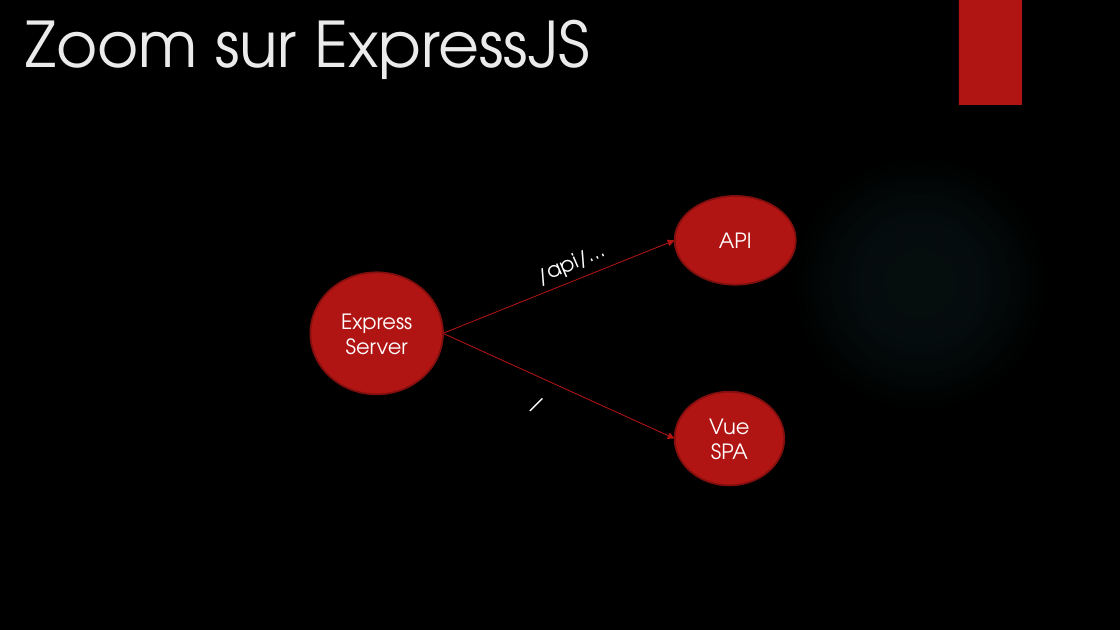
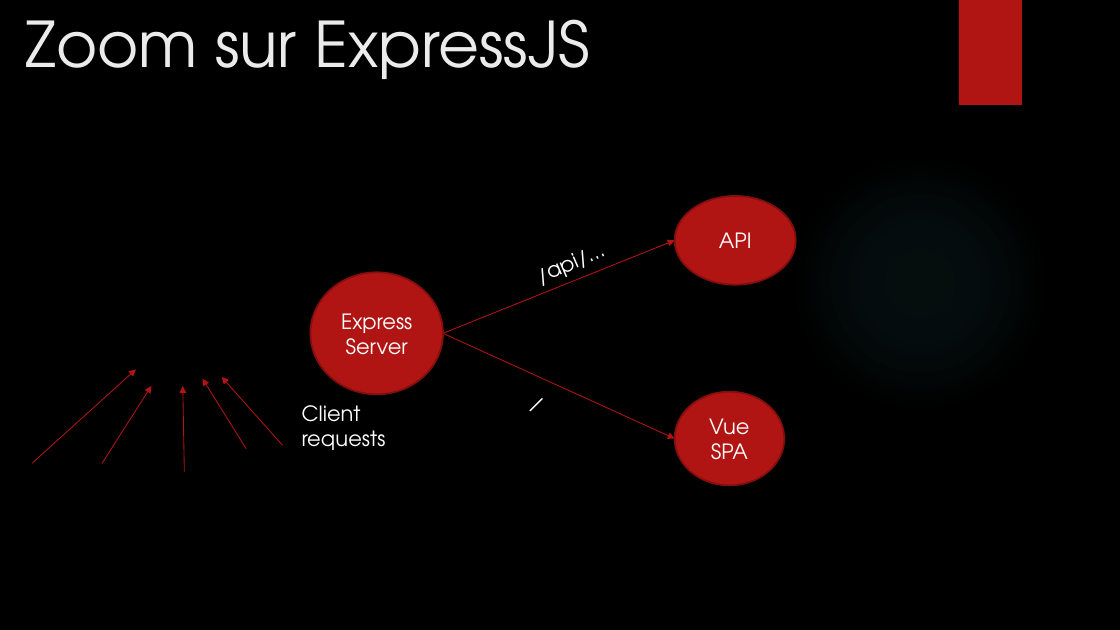
Before and after one commit to mbonjour/Shoot4Stats, a slide deck: slide 10 of Documentation/Défense/Shoot4stats.pptx. Drawn at 1120x630 pixels with LibreOffice and Linux fonts; fonts in the diff are those of the drawing; background and template pictures are left out. Boxes give left, top, right and bottom in pixels: in the first picture for what was removed or moved away, otherwise in the second. Text is boxed around its words. In the diff, an @@ line names an element or a change of style, - is before the commit and + after.

```diff
--- a/Documentation/Défense/Shoot4stats.pptx
+++ b/Documentation/Défense/Shoot4stats.pptx
@@ arrow added from (32, 463) to (136, 370), #B01513 0.75 pt @@
@@ arrow added from (103, 463) to (151, 386), #B01513 0.75 pt @@
@@ arrow added from (184, 471) to (183, 386), #B01513 0.75 pt @@
@@ arrow added from (246, 449) to (202, 379), #B01513 0.75 pt @@
@@ arrow added from (282, 445) to (222, 377), #B01513 0.75 pt @@
@@ text added at [302,405,386,450], 18 pt, text #FFFFFF @@
+Client requests
```
Also in this commit, not shown: 20 other slides changed, 1 slide added, 1 other file.
